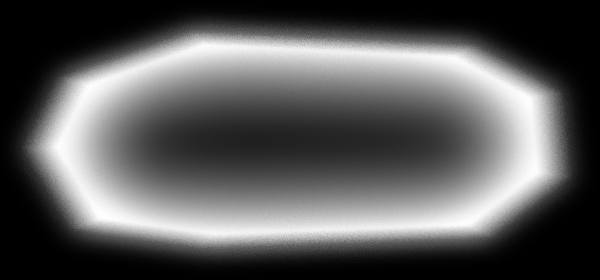
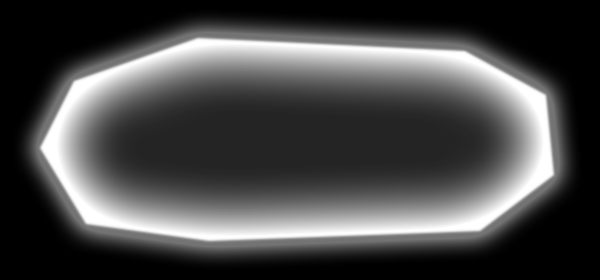
Two versions of the same layered image (w=600, h=280). Layer-by-layer changes:
hid "シェイプ 1 のコピー", painted on it over (x1=2, y1=7, x2=593, y2=273)
showed "シェイプ 1" over (x1=40, y1=38, x2=554, y2=241)
